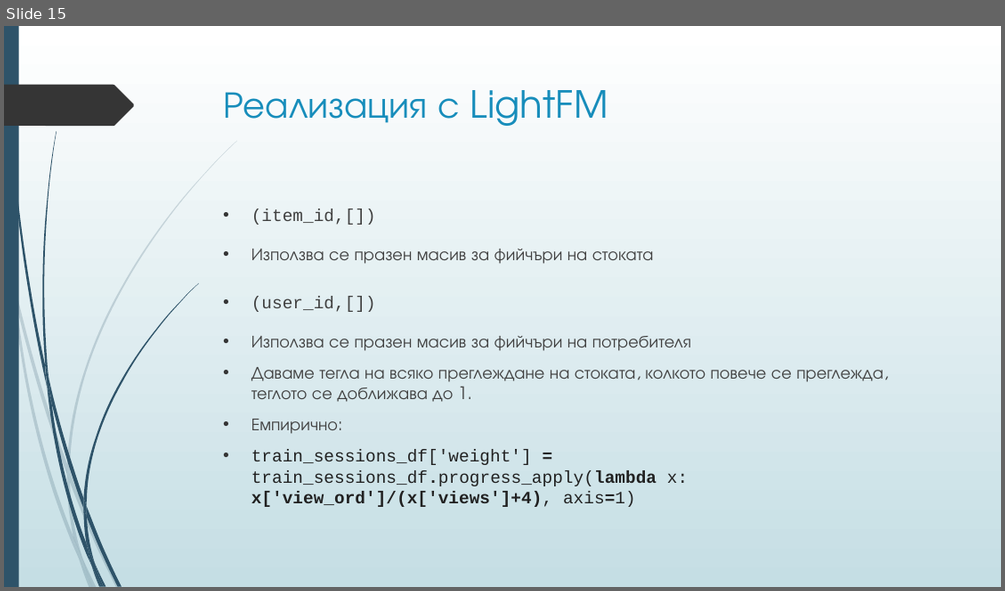
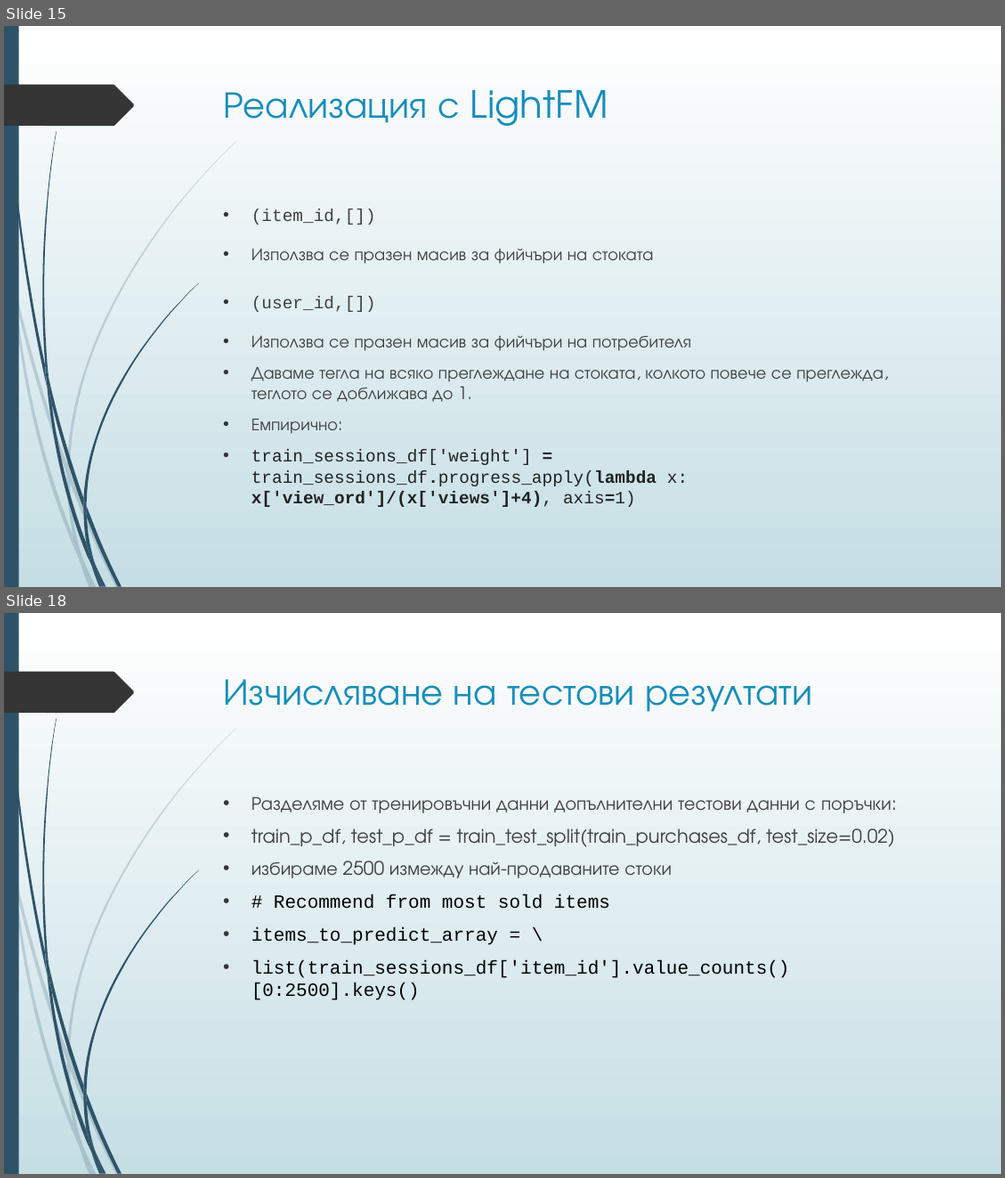
Before and after one commit to borkox/uni-sofia-recsys-dressipi, a slide deck: Проект_Борислав_Марков_0MI3400048.pptx. Shown one above the other, each under a label of ours: slide 15 before the commit, slides 15 and 18 after it; the slides between them are not shown. The pictures are 1005x591 and 1005x1178 pixels, drawn with LibreOffice and Linux fonts; fonts in the diff are those of the drawing. Boxes give left, top, right and bottom in pixels: in the first picture for what was removed or moved away, otherwise in the second. Text is boxed around its words. In the diff, an @@ line names an element or a change of style, - is before the commit and + after.

```diff
--- a/Проект_Борислав_Марков_0MI3400048.pptx
+++ b/Проект_Борислав_Марков_0MI3400048.pptx
@@ slide 18 added at (4,613,1001,1174), background gradient #FFFFFF to #C5DEE5; not listed: 24 template elements that a slide beside it also shows @@
@@ title added at (224,679,813,712), 36 pt, text #178DBB @@
+Изчисляване на тестови резултати
@@ text added at (251,797,895,1000), 18 pt, text #404040 @@
+• Разделяме от тренировъчни данни допълнителни тестови данни с поръчки:
+• train_p_df, test_p_df = train_test_split(train_purchases_df, test_size=0.02)
+• избираме 2500 измежду най-продаваните стоки
+• # Recommend from most sold items
+• items_to_predict_array = \
+• list(train_sessions_df['item_id'].value_counts()[0:2500].keys()
```
Also in this commit, not shown: 2 slides changed, 5 other slides added.
